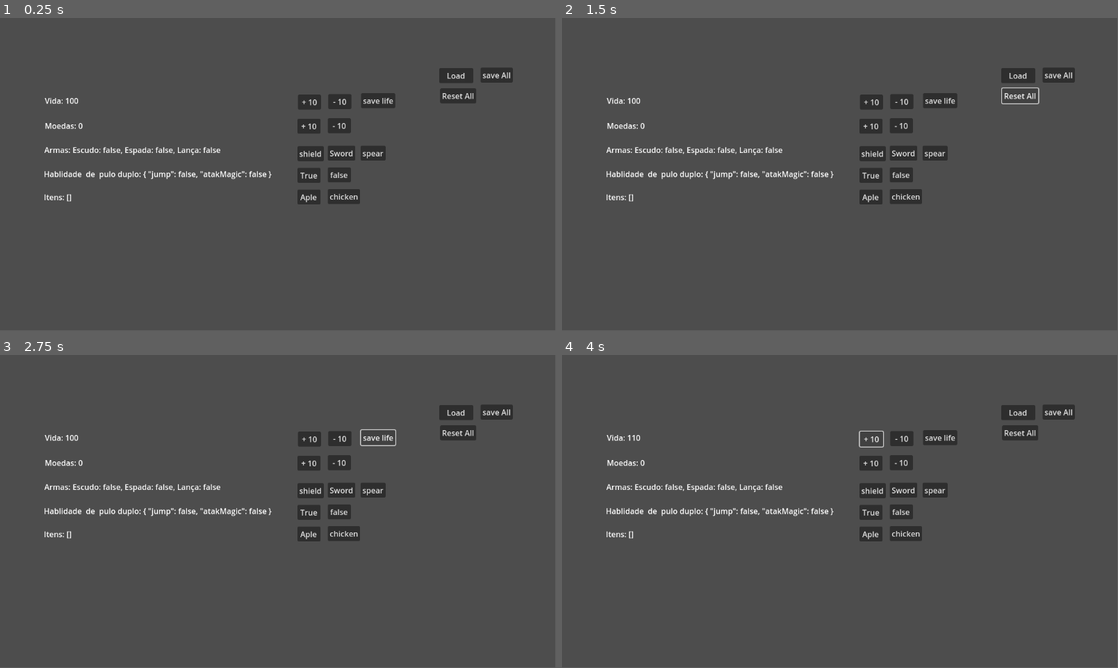
Above: before the commit, frames 1-4 (two rows, left to right).
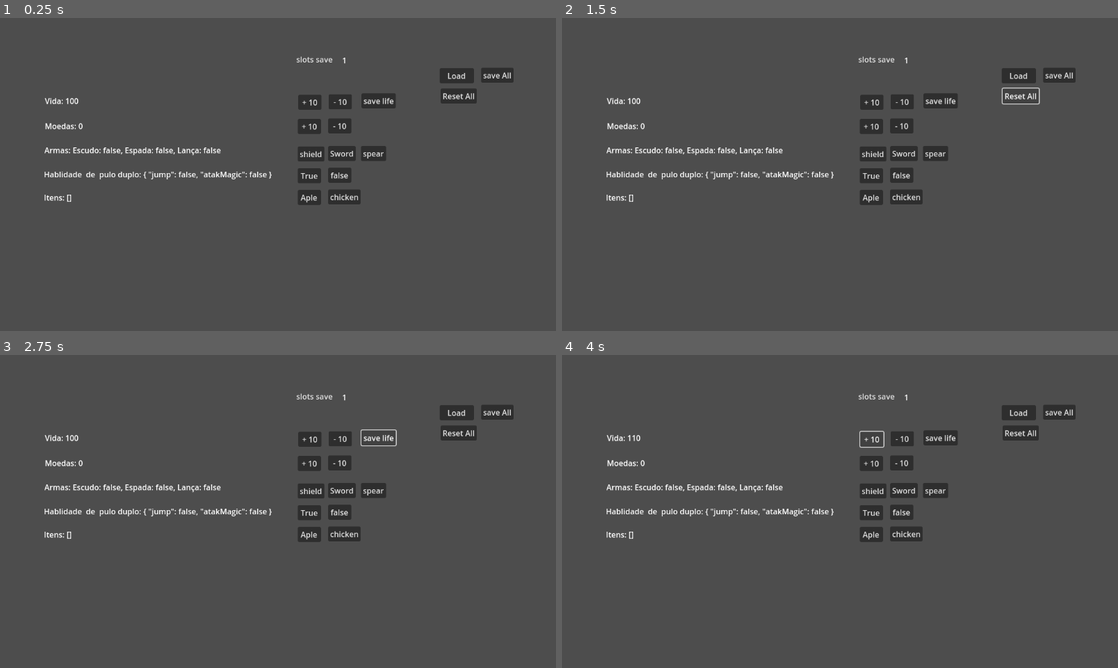
Above: after the commit, the same moments.

Repository: KramEnsinaTutoriais/SaveAndLoad
Game: Godot game, scene res://scenes/main.tscn
The game is run twice, just before and just after one commit, with the same random seed, the same clock (stepped at 60 frames per second) and the same inputs.
Inputs:
- Up to frame 1 (0.25 s): no input
- Up to frame 2 (1.5 s): click "save All" at 0.5 s; click "Reset All" at 1.25 s
- Up to frame 3 (2.75 s): click "save life" at 2 s
- Up to frame 4 (4 s): click "Load" at 2.75 s; click "+ 10" at 3.5 s
In our replay, the window is 799x449 before the commit and 800x450 after it. These sizes can differ from the game's own. Grey fills any space a smaller window leaves; there, only what the larger window draws over its background counts as a difference.

The runs differ from the first frame. In frame 1, 1.4% of the frame differs, in the area x 8-93%, y 12-60%; in frame 2, 1.5%; in frame 3, 1.5%; in frame 4, 1.5%.

Commit message:
implementing slot system
In this committee I am uploading the code that refers to the management of save and load slots, allowing the user to have more than one space to save their game

Diff:
--- a/project.godot
+++ b/project.godot
@@ -17,7 +17,12 @@
 
 [autoload]
 
-SaveAndload="*res://script/saveAndload.gd"
+SaveAndload="*res://script/saveAndloadWithSlots.gd"
+
+[display]
+
+window/stretch/mode="viewport"
+window/stretch/aspect="ignore"
 
 [dotnet]
 
--- a/scenes/main.tscn
+++ b/scenes/main.tscn
@@ -1,11 +1,14 @@
-[gd_scene load_steps=2 format=3 uid="uid://cckk3b22ttgx4"]
-
-[ext_resource type="Script" path="res://script/main.gd" id="1_noq7l"]
+[gd_scene load_steps=3 format=3 uid="uid://cckk3b22ttgx4"]
+
+[ext_resource type="Script" path="res://script/mainWithSlots.gd" id="1_sosgl"]
+
+[sub_resource type="StyleBoxFlat" id="StyleBoxFlat_otbso"]
+bg_color = Color(0.550781, 0.550781, 0.550781, 1)
 
 [node name="main" type="Control"]
 layout_mode = 3
 anchors_preset = 0
-script = ExtResource("1_noq7l")
+script = ExtResource("1_sosgl")
 
 [node name="Lb_life" type="Label" parent="."]
 unique_name_in_owner = true
@@ -15,6 +18,14 @@
 offset_right = 238.0
 offset_bottom = 197.0
 text = "Vida: 100"
+
+[node name="Lb_saveSlot" type="Label" parent="."]
+unique_name_in_owner = true
+layout_mode = 0
+offset_left = 709.0
+offset_top = 76.0
+offset_right = 781.0
+offset_bottom = 99.0
 
 [node name="Lb_coin" type="Label" parent="."]
 unique_name_in_owner = true
@@ -174,6 +185,23 @@
 offset_bottom = 296.0
 text = "spear
 "
+
+[node name="slotButton" type="MenuButton" parent="."]
+unique_name_in_owner = true
+layout_mode = 0
+offset_left = 614.0
+offset_top = 74.0
+offset_right = 690.0
+offset_bottom = 97.0
+theme_override_styles/normal = SubResource("StyleBoxFlat_otbso")
+text = "slots save"
+switch_on_hover = true
+item_count = 3
+popup/item_0/text = "1"
+popup/item_1/text = "2"
+popup/item_1/id = 1
+popup/item_2/text = "3"
+popup/item_2/id = 2
 
 [connection signal="pressed" from="bt_saveAll" to="." method="_on_bt_save_all_pressed"]
 [connection signal="pressed" from="bt_ResetSave" to="." method="_on_bt_reset_save_pressed"]
--- /dev/null
+++ b/script/mainWithSlots.gd
@@ -0,0 +1,156 @@
+extends Control
+
+var life = 100
+var coin = 0
+var weapons = {"sword":false,"spear":false,"shield":false}
+var skills = {"jump":false,"atakMagic":false}
+var itens = []
+
+@onready var lbLife = $%Lb_life
+@onready var lbCoin = $%Lb_coin
+@onready var lbWeapons = $%Lb_weapons
+@onready var lbSkill = $%Lb_skill
+@onready var lbItens = $%Lb_itens
+@onready var lbSlots = $Lb_saveSlot #new
+@onready var slotMenu = %slotButton #new
+
+func _ready():
+
+	slotMenu.get_popup().connect("id_pressed", Callable(self, "on_bt_menu_pressed"))#new
+	var result = SaveAndload.load_game()
+	print(result)
+	update_parameters(result[str("slot",SaveAndload.slot_current)]) #new parameter
+
+
+
+#================================================================
+#                     events buttons
+#================================================================
+
+func _on_bt_reset_save_pressed():
+
+	var result = SaveAndload.reset_data()
+	update_parameters(result)
+
+func _on_bt_load_pressed():
+
+	var result = SaveAndload.load_game()
+	update_parameters(result[str("slot",SaveAndload.slot_current)])
+
+func _on_bt_save_all_pressed():
+
+	SaveAndload.save_all_parameters({
+	"life":life,
+	"coin":coin,
+	"weapons":weapons,
+	"skills":skills,
+	"itens":itens
+})
+
+func _on_bt_save_life_pressed():
+
+	SaveAndload.save_only_life(life)
+
+
+func _on_bt_add_life_pressed():
+	life += 10
+	update_labels_generics()
+
+func _on_bt_sub_life_pressed():
+	life -= 10
+	update_labels_generics()
+
+
+func _on_bt_add_coin_pressed():
+	coin += 10
+	update_labels_generics()
+
+
+func _on_bt_sub_coin_pressed():
+	coin -= 10
+	update_labels_generics()
+
+func _on_bt_add_jump_pressed():
+	skills.jump = true
+	update_label_skills()
+
+
+func _on_bt_sub_jump_pressed():
+	skills.jump = false
+	update_label_skills()
+
+
+func _on_bt_add_apple_pressed():
+	itens.append("apple")
+	update_label_itens()
+
+func _on_bt_sub_chicken_pressed():
+	itens.append("chicken")
+	update_label_itens()
+
+func _on_bt_shield_pressed():
+
+	weapons.shield = !weapons.shield
+	update_label_weapons()
+
+func _on_bt_sword_pressed():
+
+	weapons.sword = !weapons.sword
+	update_label_weapons()
+
+func _on_bt_spear_pressed():
+
+	weapons.spear = !weapons.spear
+	update_label_weapons()
+#====================================================================
+#                   functions
+#====================================================================
+
+func update_label_weapons():
+
+	lbWeapons.text = str("Armas: Escudo: ",weapons.shield,", Espada: ",weapons.sword,", Lança: ",weapons.spear)
+
+func update_label_itens():
+
+	lbItens.text = str("Itens: ",itens)
+
+func update_label_skills():
+
+	lbSkill.text = str("Hablidade  de  pulo duplo: ",skills)
+
+func update_labels_generics():
+
+	lbLife.text = str("Vida: ",life)
+	lbCoin.text = str("Moedas: ",coin)
+
+func update_parameters(data):
+
+	if data.size()>0:#new
+		life = data.life
+		coin = data["coin"]
+		weapons = data["weapons"]
+		skills = data["skills"]
+		itens = data["itens"]
+		update_labels_generics()
+		update_label_itens()
+		update_label_skills()
+		update_label_weapons()
+	else:#new
+		life = 100
+		coin = 0
+		weapons = {"sword":false,"spear":false,"shield":false}
+		skills ={"jump":false,"atakMagic":false}
+		itens = []
+		update_labels_generics()
+		update_label_itens()
+		update_label_skills()
+		update_label_weapons()
+	lbSlots.text = str(SaveAndload.slot_current)
+
+func on_bt_menu_pressed(id):#new
+
+	#print(slotMenu.get_popup().get_item_text(id))
+	lbSlots.text = str(slotMenu.get_popup().get_item_text(id))
+	SaveAndload.slot_current = int(slotMenu.get_popup().get_item_text(id))
+	var result = SaveAndload.load_game()
+	update_parameters(result[str("slot",SaveAndload.slot_current)])
--- /dev/null
+++ b/script/saveAndloadWithSlots.gd
@@ -0,0 +1,70 @@
+extends Node
+
+
+var file_path = "user://saveData.sav"
+
+var slot_current = 1#new
+var slots={"slot1":{},"slot2":{},"slot3":{}}#new
+const KEY_HASH = ""#new
+
+func _ready():#new
+
+	var pathexe = OS.get_executable_path().get_base_dir()#new
+	file_path = pathexe + "/saveData.sav"#new
+
+var save_data = {
+
+	"life":100,
+	"coin":0,
+	"weapons":{"sword":false,"spear":false,"shield":false},
+	"skills":{"jump":false,"atakMagic":false},
+	"itens":[]
+}
+
+func save_game():
+
+	var file_save = FileAccess.open(file_path, FileAccess.WRITE)
+	print(file_path)
+	file_save.store_var(slots)
+	file_save.close()
+
+func load_game():
+
+	if FileAccess.file_exists(file_path):
+		var fileLoad = FileAccess.open(file_path, FileAccess.READ)
+		var save_return = fileLoad.get_var()
+		slots = save_return#new
+		return slots
+	else:
+		print("File Not Found")
+		return slots
+
+func save_all_parameters(data:Dictionary):
+
+	save_data = data
+	slots[str("slot",slot_current)] = save_data #new
+
+	save_game()
+
+func save_only_life(life:int):
+
+	if save_data.has("life"):
+		save_data.life = life
+		slots[str("slot",slot_current)]["life"] = save_data.life#new parameter
+		save_game()
+	else:
+		print("Life not found")
+
+func reset_data():
+
+	var data_default = {
+	"life":100,
+	"coin":0,
+	"weapons":{"sword":false,"spear":false,"shield":false},
+	"skills":{"jump":false,"atakMagic":false},
+	"itens":[]
+}
+	save_data = data_default.duplicate(true)
+	slots[str("slot",slot_current)] = save_data#new
+	save_game()
+	return slots[str("slot",slot_current)]#new return
